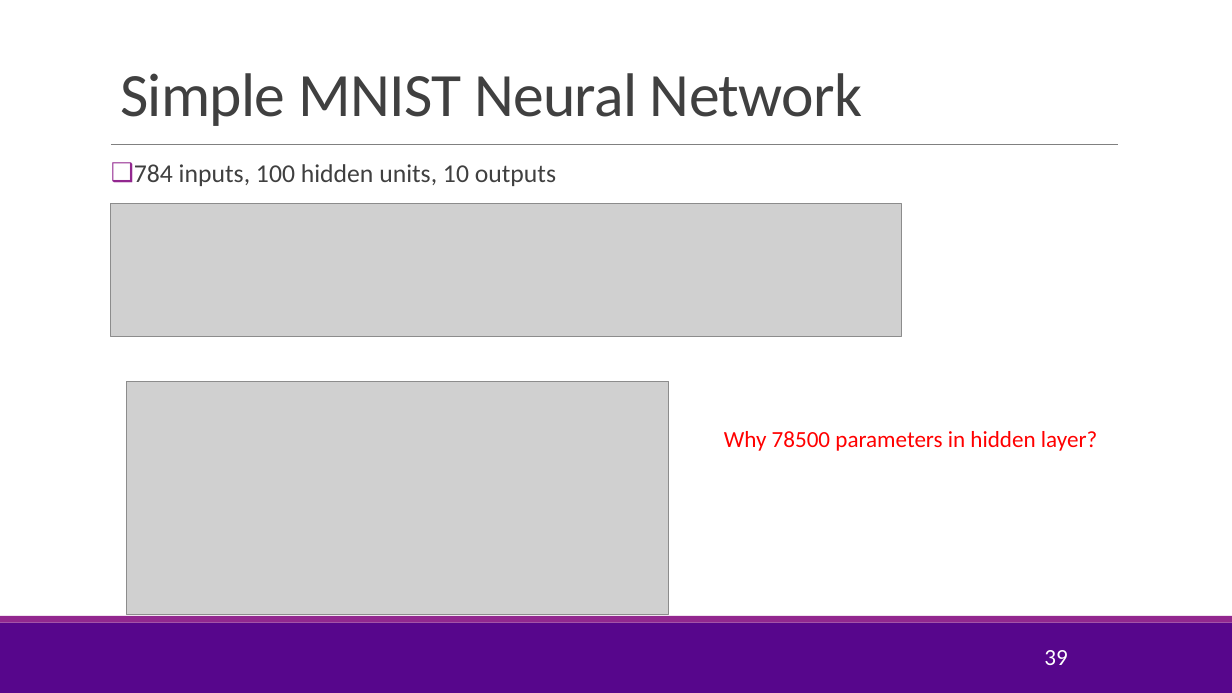
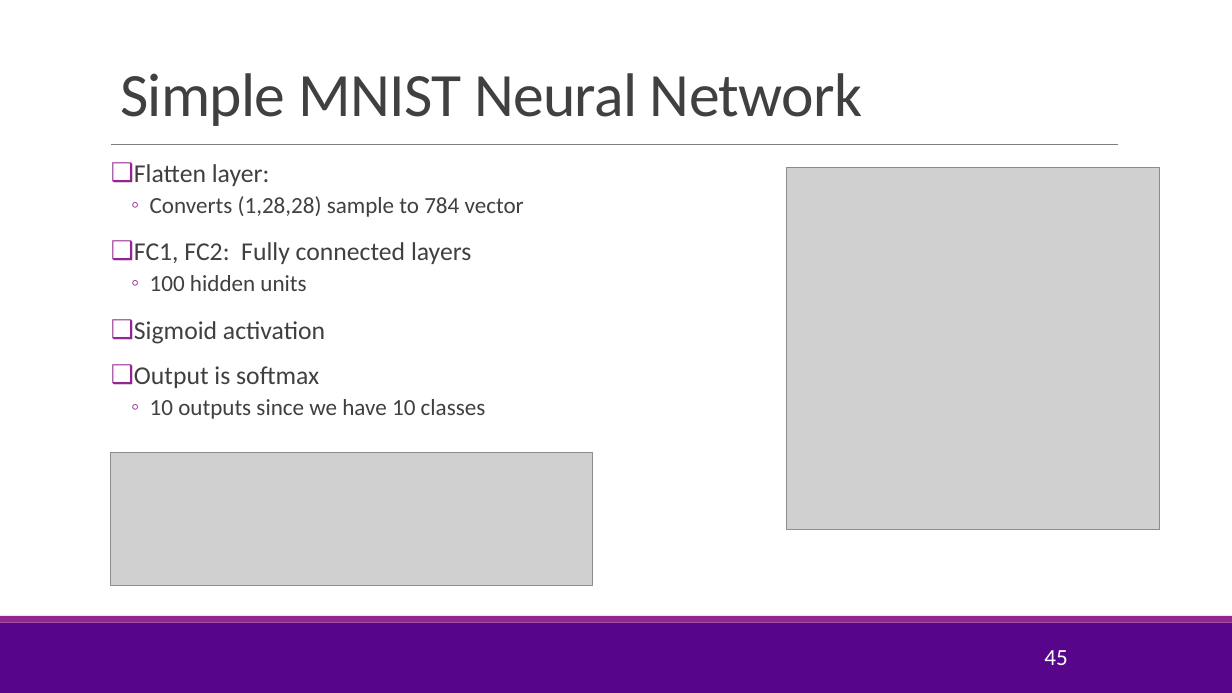
Before and after one commit to sdrangan/introml, a slide deck: slide 45 of lectures/Lect09_NeuralNet.pptx (slide 39 before the commit). Drawn at 1232x693 pixels with LibreOffice and Linux fonts; fonts in the diff are those of the drawing; grey boxes stand for pictures; background and template pictures are left out. Boxes give left, top, right and bottom in pixels: in the first picture for what was removed or moved away, otherwise in the second. Text is boxed around its words. In the diff, an @@ line names an element or a change of style, - is before the commit and + after.

```diff
--- a/lectures/Lect09_NeuralNet.pptx
+++ b/lectures/Lect09_NeuralNet.pptx
@@ text at (x1=134, y1=164, x2=524, y2=419): text changed; size 20 to 18 pt @@
-❑ 784 inputs, 100 hidden units, 10 outputs
+❑ Flatten layer:
+  ◦ Converts (1,28,28) sample to 784 vector
+❑ FC1, FC2: Fully connected layers
+  ◦ 100 hidden units
+❑ Sigmoid activation
+❑ Output is softmax
+  ◦ 10 outputs since we have 10 classes
@@ picture added at (x1=787, y1=167, x2=1159, y2=530) @@
@@ picture removed at (x1=111, y1=204, x2=902, y2=336) @@
@@ picture removed at (x1=127, y1=382, x2=669, y2=615) @@
@@ text removed at (x1=724, y1=431, x2=1097, y2=451) @@
-Why 78500 parameters in hidden layer?
@@ picture added at (x1=111, y1=453, x2=592, y2=586) @@
@@ page number at (x1=1044, y1=650, x2=1067, y2=665): text changed @@
-39
+45
```
Also in this commit, not shown: 7 other slides changed, 19 slides added, 1 other file.
